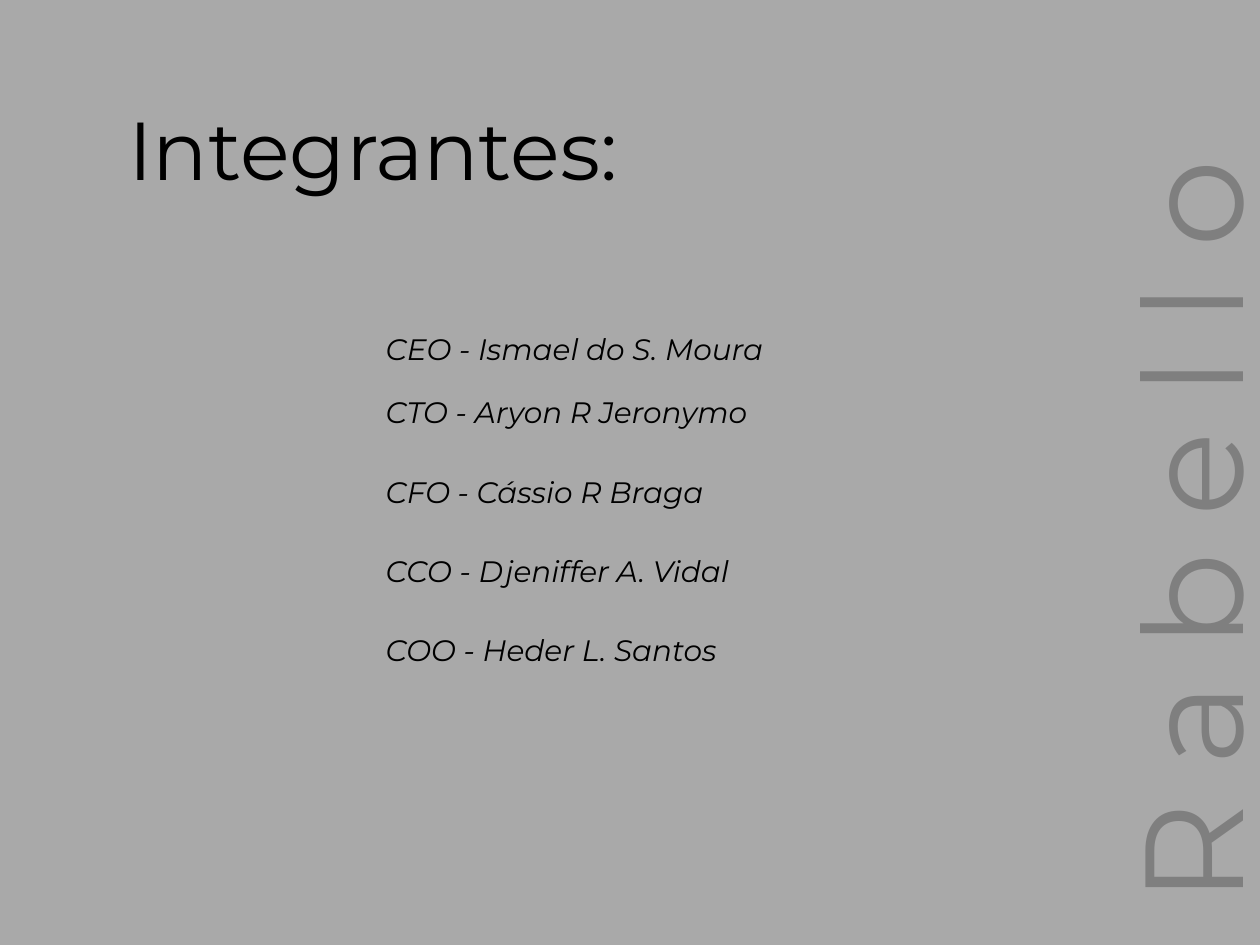
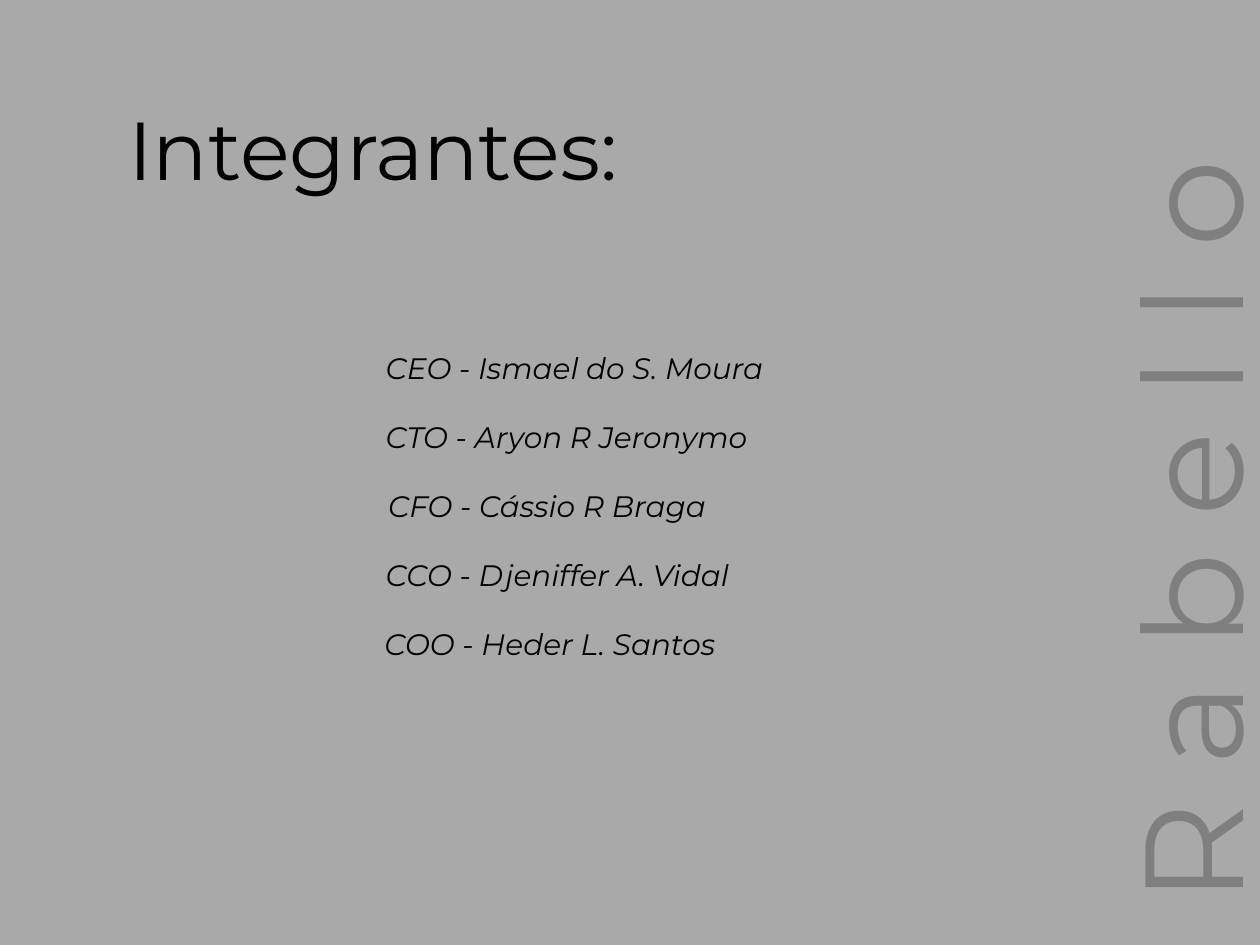
Before and after one commit to IsmaelMoura/projeto-integrador-senac, a slide deck: slide 4 of Apresentação_Rabello.pptx. Drawn at 1260x945 pixels with LibreOffice and Linux fonts; fonts in the diff are those of the drawing. Boxes give left, top, right and bottom in pixels: in the first picture for what was removed or moved away, otherwise in the second. Text is boxed around its words. In the diff, an @@ line names an element or a change of style, - is before the commit and + after.

```diff
--- a/Apresentação_Rabello.pptx
+++ b/Apresentação_Rabello.pptx
@@ text "CEO - Ismael do S. ...": place and size @@
-text "CEO - Ismael do S. ..." at (386,338,763,360)
+text "CEO - Ismael do S. ..." at (386,357,763,379)
@@ text "CTO - Aryon R Jeronymo": place and size @@
-text "CTO - Aryon R Jeronymo" at (386,402,747,429)
+text "CTO - Aryon R Jeronymo" at (386,427,747,454)
@@ text "CFO - Cássio R Braga": place and size @@
-text "CFO - Cássio R Braga" at (386,481,703,509)
+text "CFO - Cássio R Braga" at (388,495,706,523)
@@ text "CCO - Djeniffer A. Vidal": place and size @@
-text "CCO - Djeniffer A. Vidal" at (386,560,729,588)
+text "CCO - Djeniffer A. Vidal" at (386,564,729,592)
@@ text "COO - Heder L. Santos": place and size @@
-text "COO - Heder L. Santos" at (386,639,717,661)
+text "COO - Heder L. Santos" at (384,633,716,655)
```
Also in this commit, not shown: 2 other slides changed.
